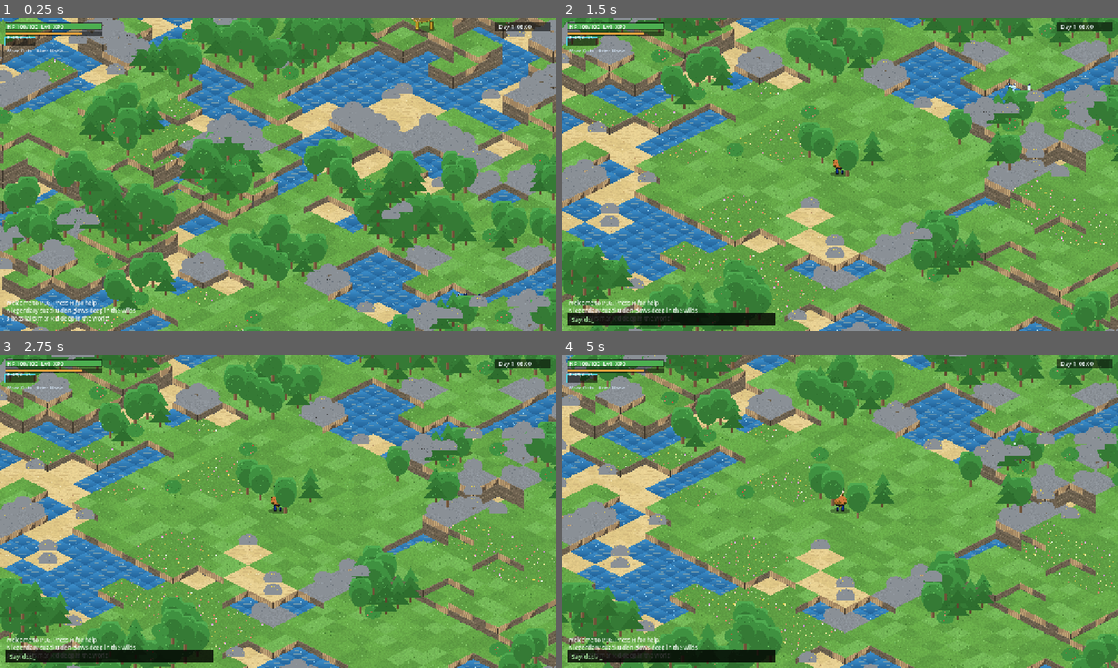
Above: before the commit, frames 1-4 (two rows, left to right).
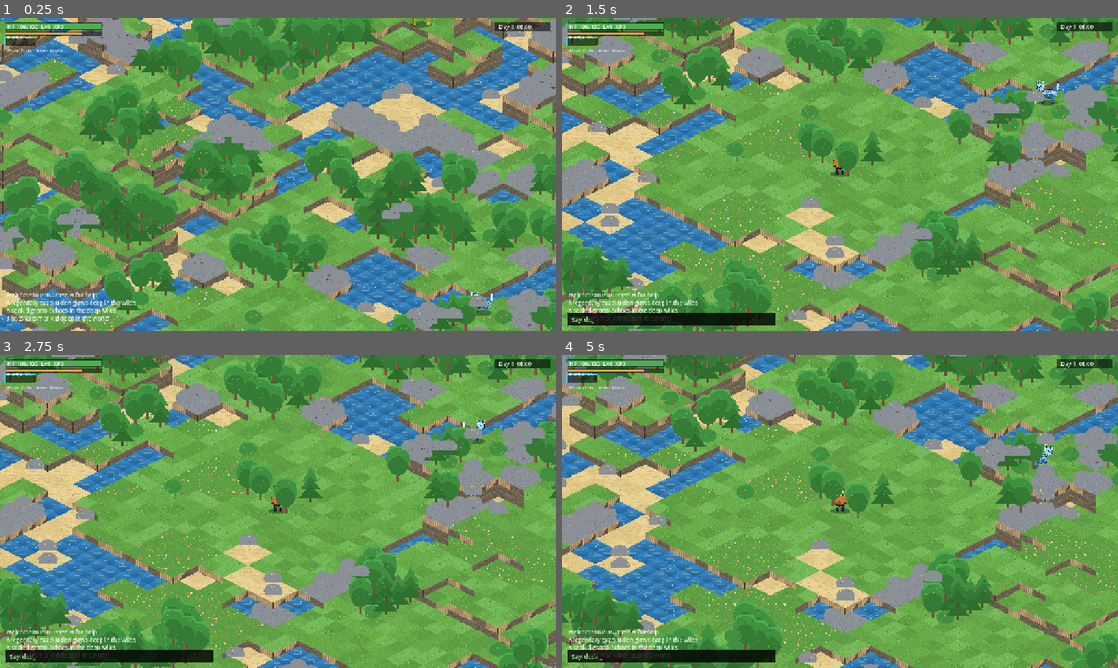
Above: after the commit, the same moments.

Repository: biggameking/PLG
Game: Godot game, scene res://scenes/main.tscn
The game is run twice, just before and just after one commit, with the same random seed, the same clock (stepped at 60 frames per second) and the same inputs.
Inputs (mouse positions are in pixels of both pictures, inside the frame that each line leads up to):
- Up to frame 1 (0.25 s): no input
- Up to frame 2 (1.5 s): tap Enter at 0.5 s; move the mouse to (962, 158) at 0.52 s; hold D (move_right) 0.53-1.25 s; hold Q (aim) 0.53-1.25 s; click (962, 158) at 0.67 s; drag from (728, 190) to (812, 237) at 1.27 s
- Up to frame 3 (2.75 s): move the mouse to (333, 442) at 2.02 s; hold D (move_right) from 2.03 s (still down); hold Tab (cycle_sphere) from 2.03 s (still down)
- Up to frame 4 (5 s): release D (move_right) at 2.75 s; release Tab (cycle_sphere) at 2.75 s; drag from (812, 574) to (673, 464) at 2.77 s; move the mouse to (1006, 558) at 3.52 s; hold A (move_left) 3.53-4.25 s; hold Space (dodge) 3.53-4.25 s; tap F1 (save) at 4.15 s; drag from (673, 464) to (756, 433) at 4.27 s

The runs differ from the first frame. In frame 1, 0.8% of the frame differs, in the area x 1-89%, y 0-96%; in frame 2, 0.7%; in frame 3, 0.6%; in frame 4, 0.7%.

Commit message:
Sealed grotto: a break-in dungeon pocket per world
Palworld dungeon flavour on one map: a 7x7 chamber deep in zone 3 is
walled off with breakable rock (60hp — crack it open or fly over), a
sphere-immune alpha warden at lv40 inside, and a pre-stocked treasure
chest (gold, mega spheres, an egg, a random skill fruit). Worldgen
marker exposed as grotto_pos; smoke verifies ring, warden and loot.

Generated with [Devin](https://devin.ai)

Co-Authored-By: Devin <158243242+devin-ai-integration[bot]@users.noreply.github.com>

Diff:
--- a/src/game.gd
+++ b/src/game.gd
@@ -1942,7 +1942,55 @@
 			pals.append(gp)
 		placed += 1
 	spawn_legendary_den()
+	spawn_grotto()
 	log_msg("%d boss lairs marked deep in the world" % placed)
+
+var grotto_pos := Vector2i(-1, -1) # sealed dungeon marker (set at worldgen)
+
+func spawn_grotto() -> void:
+	# Palworld dungeon flavour: a rock-sealed chamber in deep zone 3 — the only
+	# way in is to break the wall (or fly a bird over it). Boss + loot inside.
+	var tries := 0
+	while tries < 6000:
+		tries += 1
+		var tx := rng.int_range(8, World.WORLD_W - 10)
+		var ty := rng.int_range(8, World.WORLD_H - 10)
+		if world.zone_at(tx, ty) < 3:
+			continue
+		var ok := true
+		for dy in range(-3, 4):
+			for dx in range(-3, 4):
+				if world.blocked(tx + dx, ty + dy) or structures.has(Vector2i(tx + dx, ty + dy)):
+					ok = false
+		if not ok:
+			continue
+		# seal the chamber: a rock ring the player has to crack open
+		for dy in range(-3, 4):
+			for dx in range(-3, 4):
+				if maxi(absi(dx), absi(dy)) == 3:
+					var i2 := world.idx(tx + dx, ty + dy)
+					world.decor[i2] = World.Decor.ROCK
+					world.hp[i2] = 60
+		# the warden: a zone-3 alpha boss, sphere-immune like all dungeon bosses
+		var pool := SpeciesGen.zone_pool(3)
+		if pool.is_empty():
+			return
+		var bp := preload("res://src/pal.gd").new()
+		bp.alpha = true
+		bp.boss = true
+		entity_layer.add_child(bp)
+		bp.setup(self, pool[rng.int_range(0, pool.size() - 1)], 40, Vector2(tx + 0.5, ty + 0.5))
+		bp.home = bp.pos # anchored to its chamber
+		pals.append(bp)
+		# treasure chest pre-stocked like a dungeon reward
+		if place_free("chest", tx + 1, ty + 1):
+			var st: Dictionary = structures[Vector2i(tx + 1, ty + 1)]
+			st["store"] = {"gold_coin": rng.int_range(20, 40), "mega_sphere": 3,
+				"pal_egg": 1, "skill_fruit_" + ["neutral", "fire", "water", "grass",
+				"electric", "ice", "ground", "dark", "dragon"][rng.int_range(0, 8)]: 1}
+		grotto_pos = Vector2i(tx, ty)
+		log_msg("A sealed grotto echoes in the deep wilds")
+		return
 
 # World bosses that only appear as den guardians — Palworld's legendary tier.
 const LEGENDARY_DEN := ["jetragon", "frostallion", "paladius", "necromus",
--- a/tools/smoke_test.gd
+++ b/tools/smoke_test.gd
@@ -381,6 +381,22 @@
 			legend = q
 	check("legendary den", legend != null and legend.species_id in Game.LEGENDARY_DEN,
 		"boss=%s" % (legend.species_id if legend else "none"))
+	# sealed grotto: rock ring intact, warden inside, chest stocked
+	if game.grotto_pos.x >= 0:
+		var gp := game.grotto_pos
+		var ring_rock := game.world.decor[game.world.idx(gp.x + 3, gp.y)] == World.Decor.ROCK
+		var warden := false; var loot := false
+		for q in game.pals:
+			if q.boss and q.pos.distance_to(Vector2(gp.x + 0.5, gp.y + 0.5)) < 4.0:
+				warden = true
+		for ks in game.structures:
+			var s2: Dictionary = game.structures[ks]
+			if s2["id"] == "chest" and Vector2(ks.x, ks.y).distance_to(Vector2(gp.x, gp.y)) < 4.0 \
+					and not s2["store"].is_empty():
+				loot = true
+		check("sealed grotto", ring_rock and warden and loot, "rock=%s boss=%s loot=%s" % [ring_rock, warden, loot])
+	else:
+		check("sealed grotto", false, "no grotto_pos")
 	# boss sphere-immune
 	for q in game.pals:
 		if q.boss:
